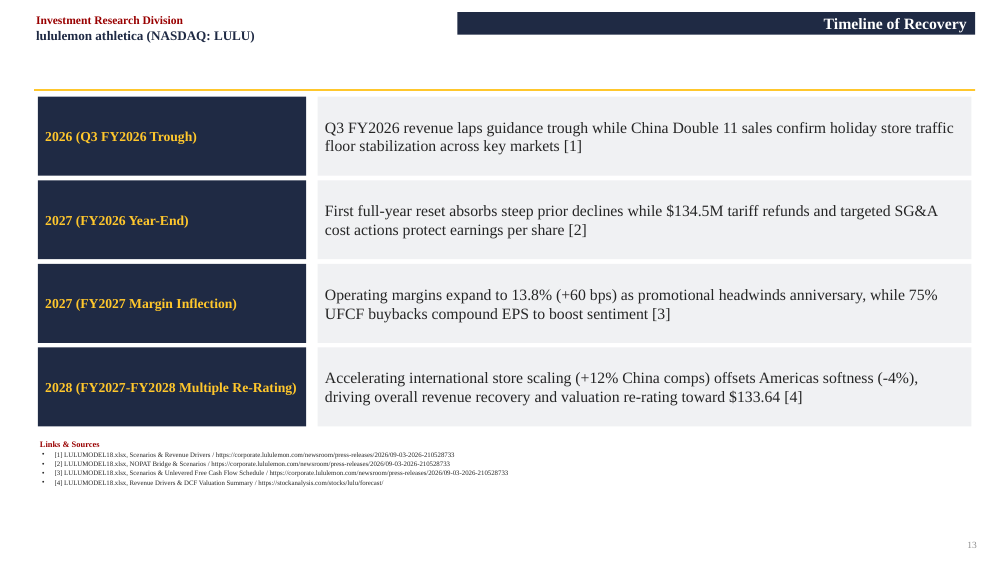
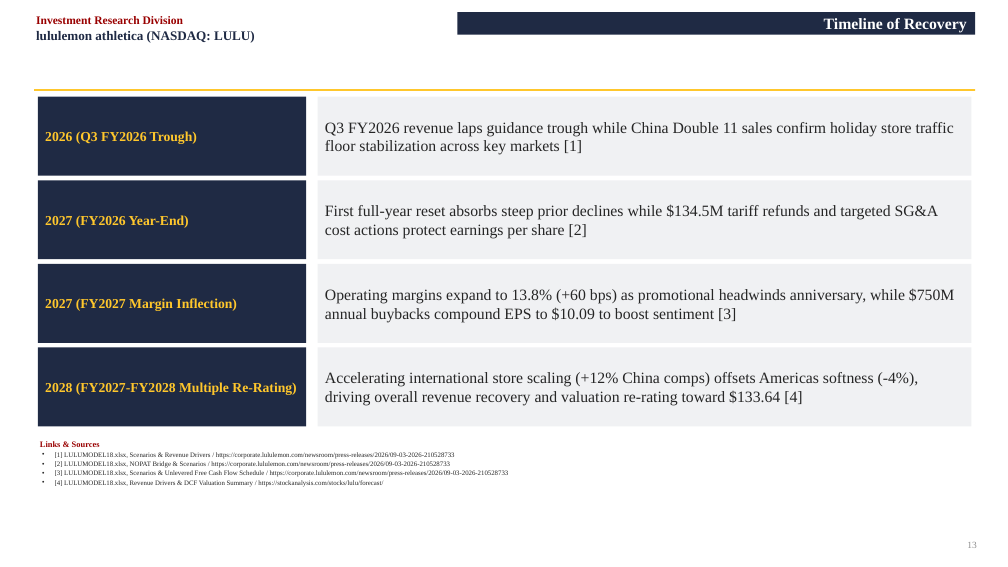
Before and after one commit to vengeanceaiUSC/RM, a slide deck: slide 13 of LULU/LULU_Investment_Pitch_Deck.pptx. Drawn at 1008x567 pixels with LibreOffice and Linux fonts; fonts in the diff are those of the drawing. Boxes give left, top, right and bottom in pixels: in the first picture for what was removed or moved away, otherwise in the second. Text is boxed around its words. In the diff, an @@ line names an element or a change of style, - is before the commit and + after.

```diff
--- a/LULU/LULU_Investment_Pitch_Deck.pptx
+++ b/LULU/LULU_Investment_Pitch_Deck.pptx
@@ text in rectangle at (325, 288, 954, 322): text changed @@
-Operating margins expand to 13.8% (+60 bps) as promotional headwinds anniversary, while 75% UFCF buybacks compound EPS to boost sentiment [3]
+Operating margins expand to 13.8% (+60 bps) as promotional headwinds anniversary, while $750M annual buybacks compound EPS to $10.09 to boost sentiment [3]
```
Also in this commit, not shown: 4 other slides changed, 14 other files.
